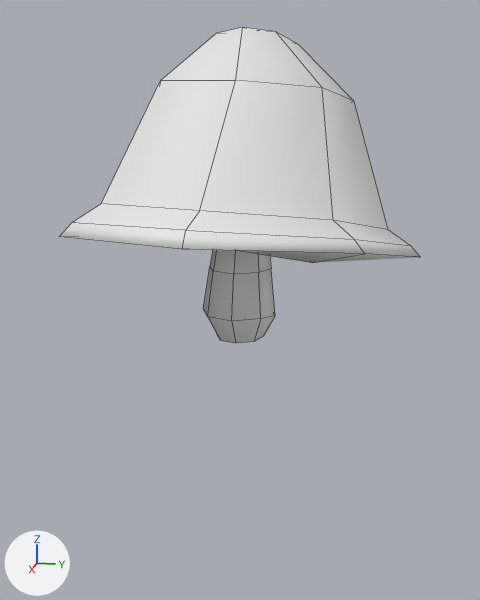
The FBX model _Art/Environment/Mushroom1.fbx: old version first, new version second.
Rendered twice from a 50 mm lens placed at (1.83, 0.342, 0.504), pointed at (0.056, -0.013, 0.061). The axes (+X, +Y, +Z) are drawn at lower left. The lights are the same throughout. Mesh edges are drawn as thin lines.
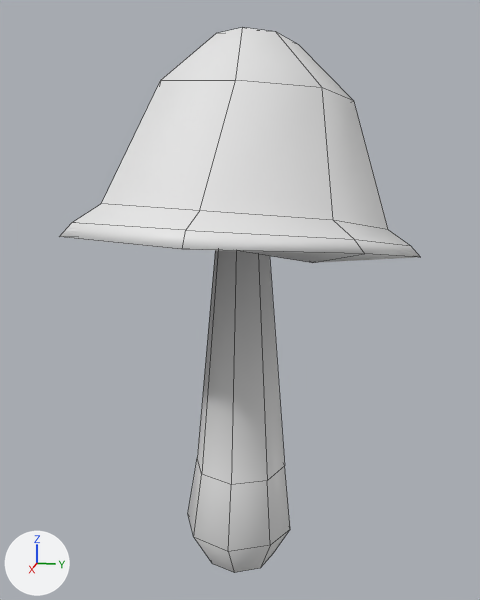
The newer file is also turned or shifted as a whole; pictures and numbers use the older file's frame.

The change in detail:
me_cylinder has 81 vertices, 80 faces and spans x -0.415..0.544, y -0.474..0.471, z -0.048..0.779.
me_cylinder is used by ob_cylinder; location (0.0, 0.0, 0.0).
me_cylinder part 1: all 24 vertices in x -0.046..0.16, y -0.119..0.086, z -0.048..0.152 are scaled about their middle by 1.54, then moved by (0.003, -0.001, -0.642).

Boxes (x1, y1, x2, y2) around the edits, measured in the pictures (480 x 600 px; the box of a moved part takes in the faces that stretch with it):
'Cylinder', reshaped (73% taller): before (59, 27, 420, 343); after (59, 27, 420, 573)
part 1 of me_cylinder, moved or reshaped: before (203, 250, 275, 343); after (188, 250, 290, 573)
